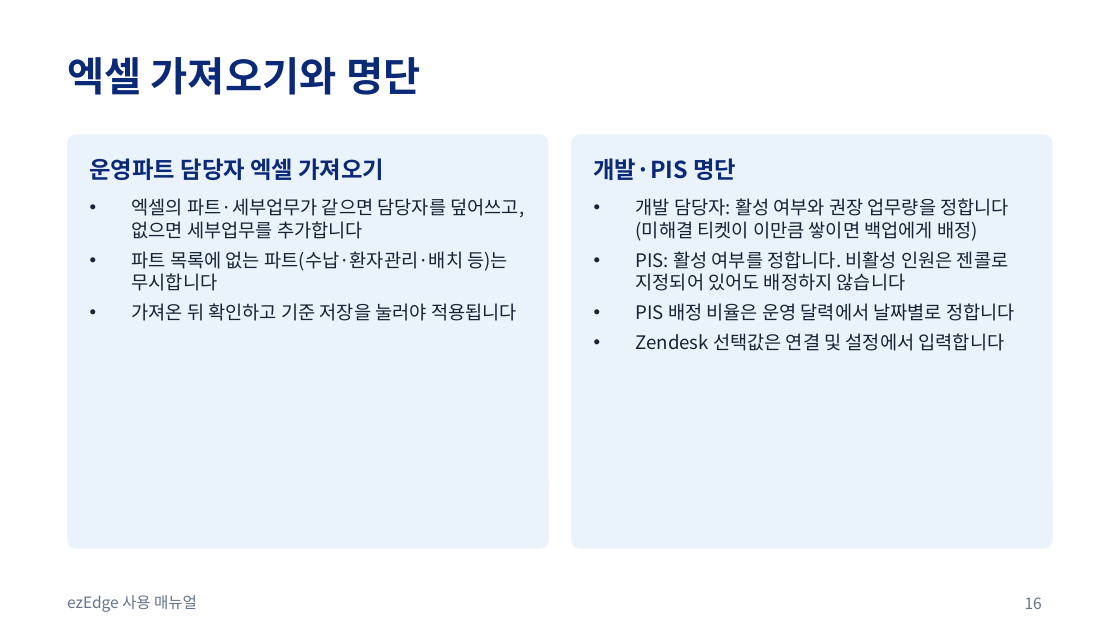
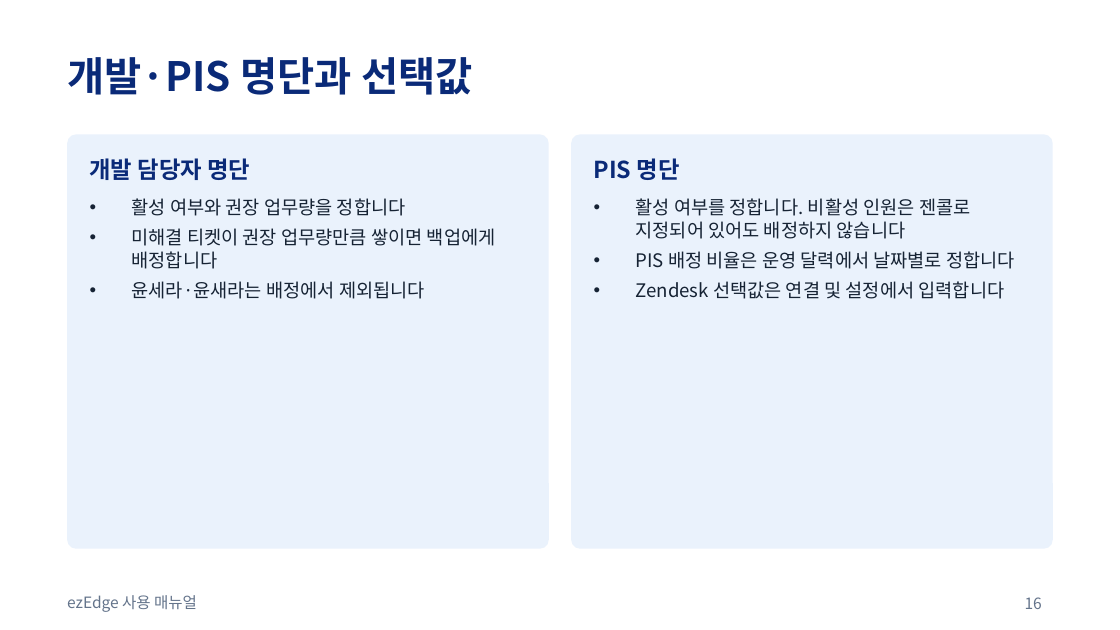
Before and after one commit to heetae2007/zendesk_auto, a slide deck: slide 16 of zendesk_auto/docs/ezEdge_사용매뉴얼.pptx. Drawn at 1120x630 pixels with LibreOffice and Linux fonts; fonts in the diff are those of the drawing. Boxes give left, top, right and bottom in pixels: in the first picture for what was removed or moved away, otherwise in the second. Text is boxed around its words. In the diff, an @@ line names an element or a change of style, - is before the commit and + after.

```diff
--- a/zendesk_auto/docs/ezEdge_사용매뉴얼.pptx
+++ b/zendesk_auto/docs/ezEdge_사용매뉴얼.pptx
@@ title at (67,57,473,95): text changed @@
-엑셀 가져오기와 명단
+개발·PIS 명단과 선택값
@@ text at (90,158,250,180): text changed @@
-운영파트 담당자 엑셀 가져오기
+개발 담당자 명단
@@ text at (594,158,680,180): text changed @@
-개발·PIS 명단
+PIS 명단
@@ text at (132,198,496,299): text changed @@
-• 엑셀의 파트·세부업무가 같으면 담당자를 덮어쓰고, 없으면 세부업무를 추가합니다
-• 파트 목록에 없는 파트(수납·환자관리·배치 등)는 무시합니다
-• 가져온 뒤 확인하고 기준 저장을 눌러야 적용됩니다
+• 활성 여부와 권장 업무량을 정합니다
+• 미해결 티켓이 권장 업무량만큼 쌓이면 백업에게 배정합니다
+• 윤세라·윤새라는 배정에서 제외됩니다
@@ text at (636,198,970,239): text changed @@
-• 개발 담당자: 활성 여부와 권장 업무량을 정합니다 (미해결 티켓이 이만큼 쌓이면 백업에게 배정)
-• PIS: 활성 여부를 정합니다. 비활성 인원은 젠콜로 지정되어 있어도 배정하지 않습니다
+• 활성 여부를 정합니다. 비활성 인원은 젠콜로 지정되어 있어도 배정하지 않습니다
```
Also in this commit, not shown: 1 other slide changed, 7 other files.
